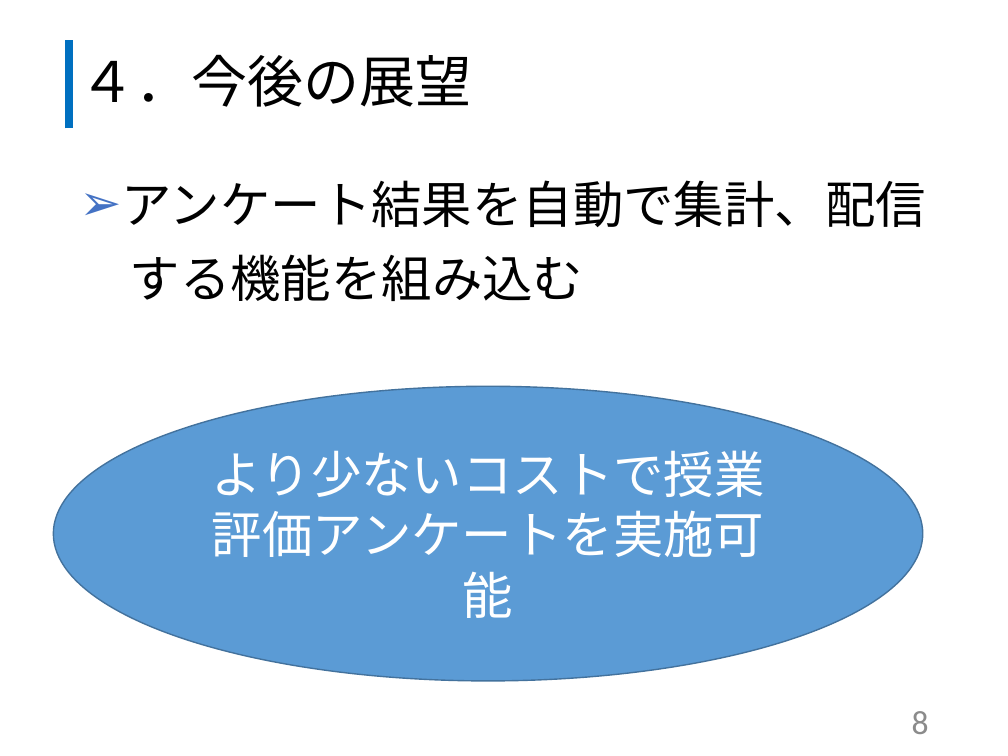
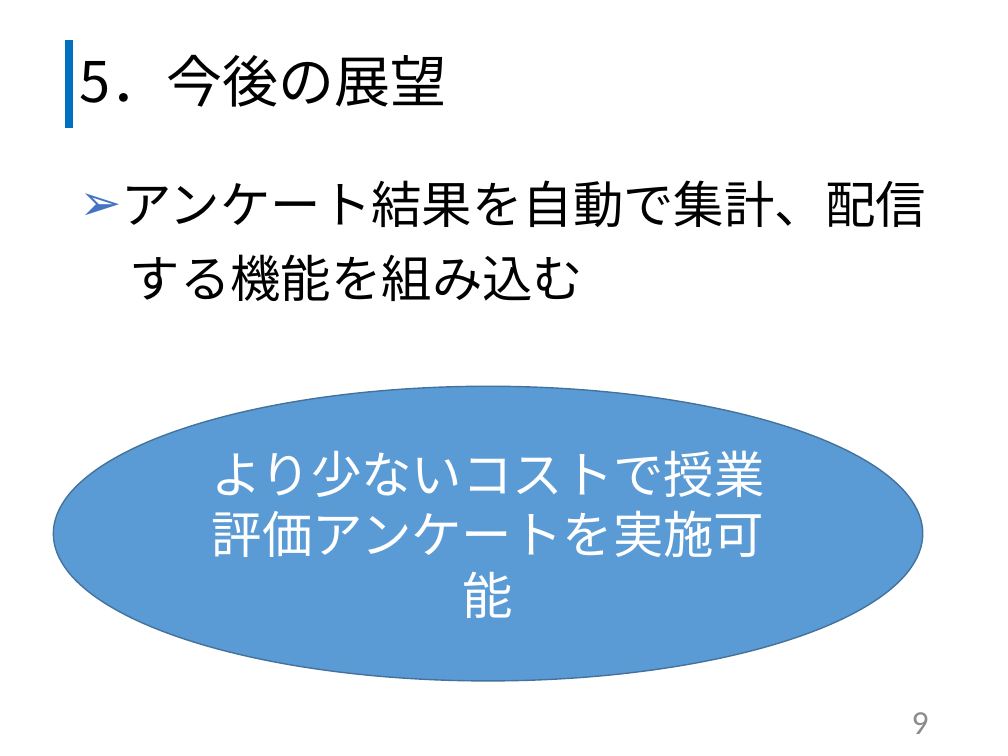
Before and after one commit to kazuwo/kosen-graduation-thesis, a slide deck: slide 10 of 卒業研究発表スライド.pptx (slide 9 before the commit). Drawn at 1008x756 pixels with LibreOffice and Linux fonts; fonts in the diff are those of the drawing. Boxes give left, top, right and bottom in pixels: in the first picture for what was removed or moved away, otherwise in the second. Text is boxed around its words. In the diff, an @@ line names an element or a change of style, - is before the commit and + after.

```diff
--- a/卒業研究発表スライド.pptx
+++ b/卒業研究発表スライド.pptx
@@ title at (79, 54, 446, 107): text changed @@
-４．今後の展望
+5．今後の展望
@@ page number at (912, 712, 929, 734): text changed @@
-8
+9
```
Also in this commit, not shown: 5 other slides changed, 3 slides added, 9 slides removed, 1 other file.
